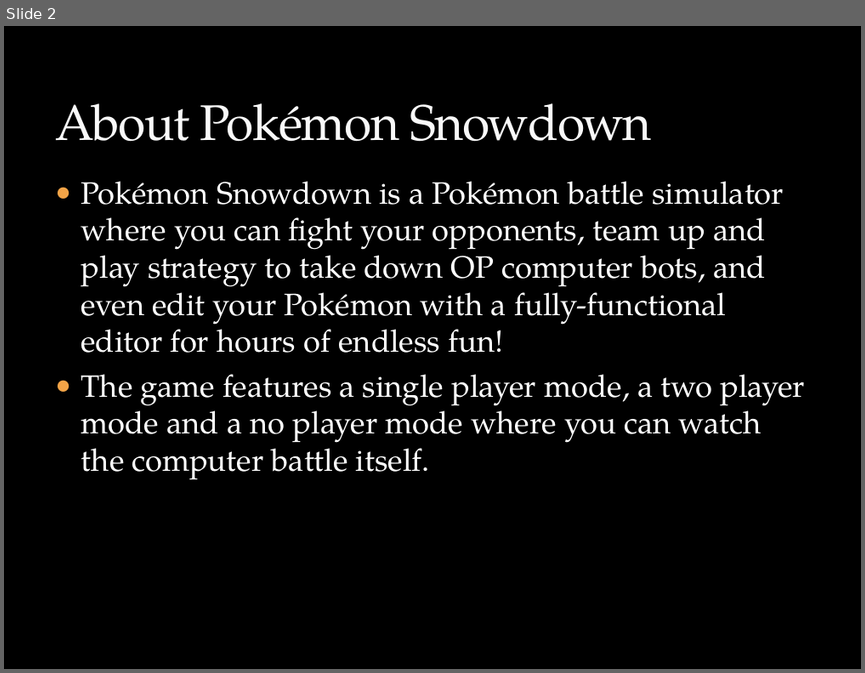
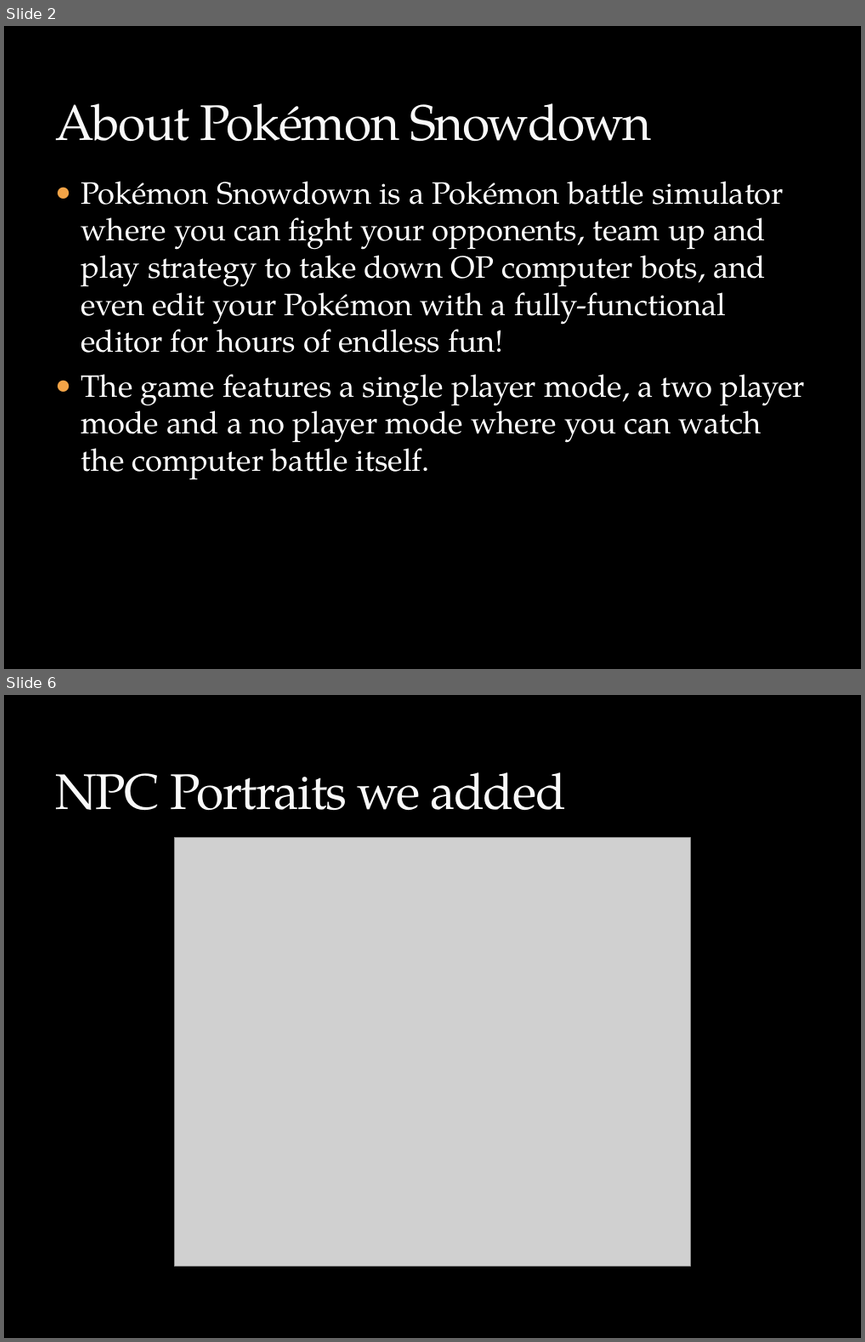
Before and after one commit to maZang/PokeSnowdown, a slide deck: final_presentation.pptx. Shown one above the other, each under a label of ours: slide 2 before the commit, slides 2 and 6 after it; the slides between them are not shown. The pictures are 865x673 and 865x1342 pixels, drawn with LibreOffice and Linux fonts; fonts in the diff are those of the drawing; grey boxes stand for pictures; background and template pictures are left out. Boxes give left, top, right and bottom in pixels: in the first picture for what was removed or moved away, otherwise in the second. Text is boxed around its words. In the diff, an @@ line names an element or a change of style, - is before the commit and + after.

```diff
--- a/final_presentation.pptx
+++ b/final_presentation.pptx
@@ slide 6 added at [4, 695, 861, 1338], background picture (left out) @@
@@ title added at [55, 772, 566, 811], 42 pt, text #F9F9F9 @@
+NPC Portraits we added
@@ picture added at [175, 838, 690, 1266] @@
```
Also in this commit, not shown: 2 slides changed, 2 other slides added, 6 slides removed.
